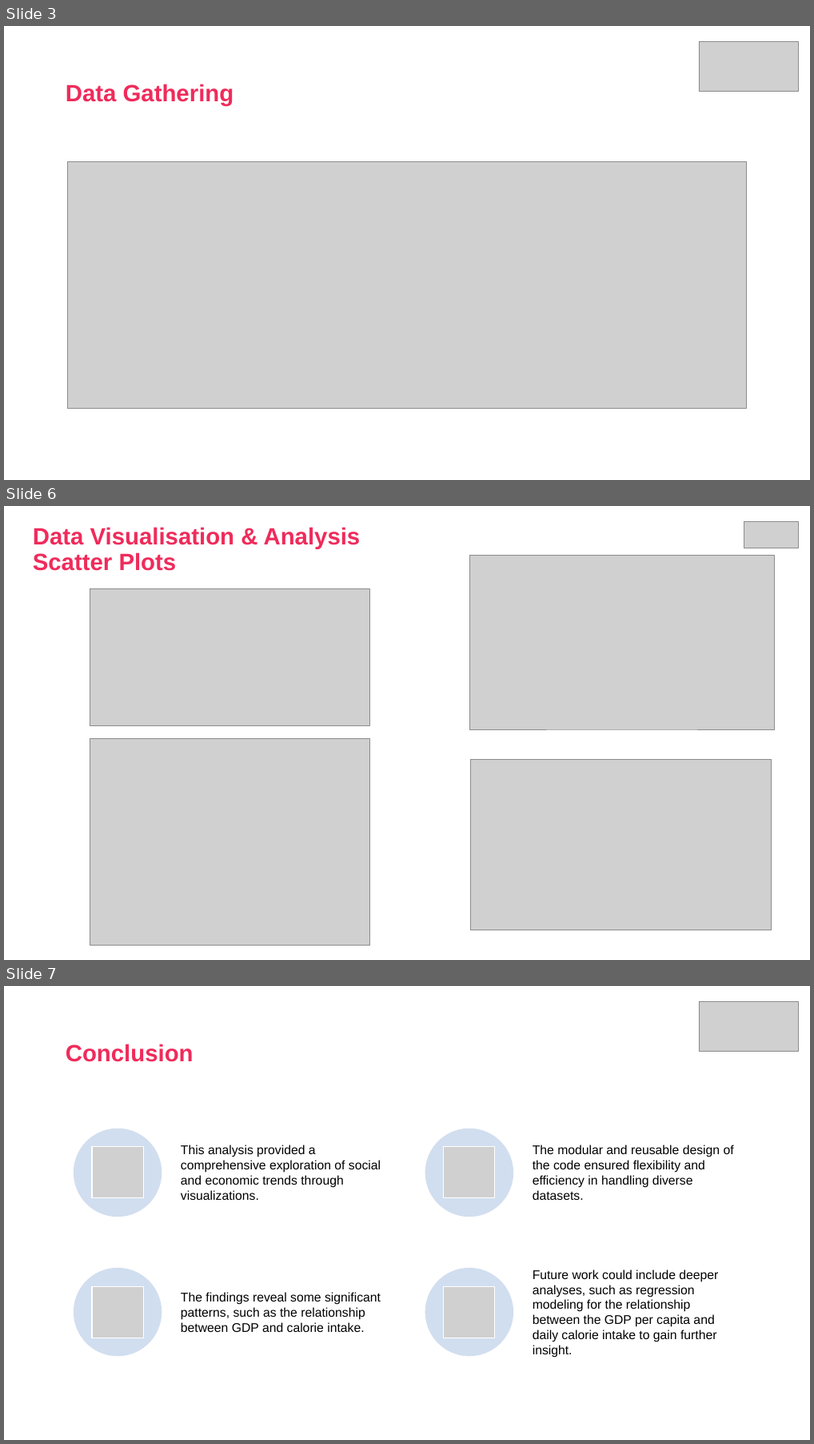
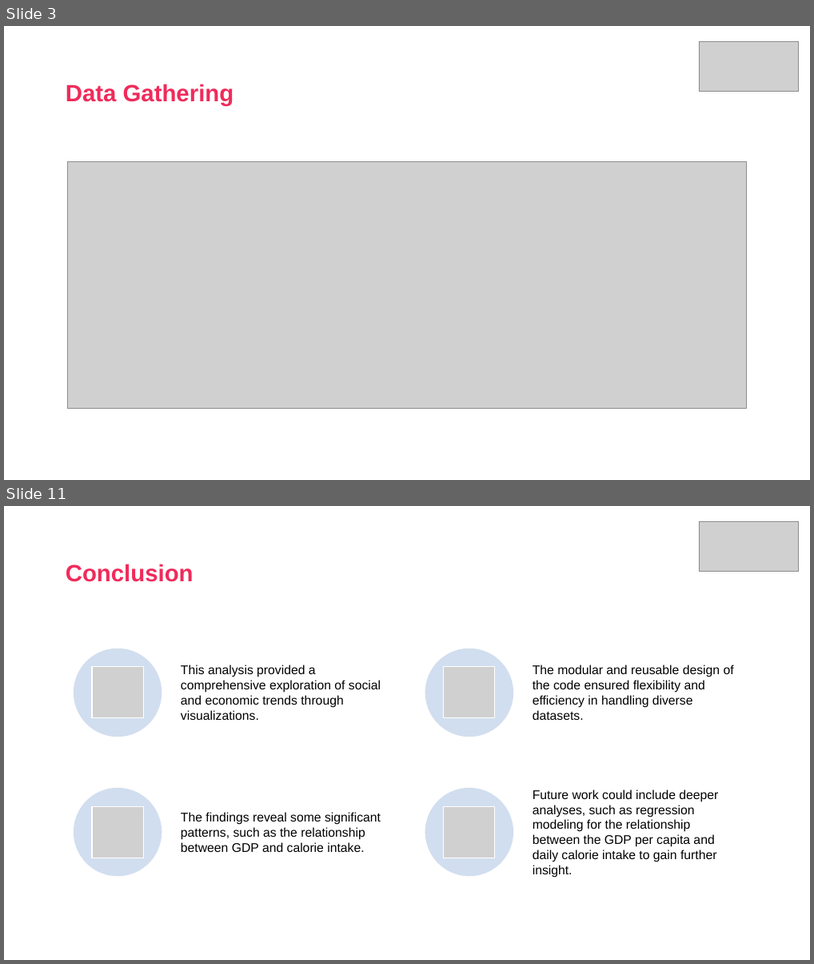
Before and after one commit to DanielSchipfer/assignment2, a slide deck: assignment2_presentation.pptx. Shown one above the other, each under a label of ours: slides 3, 6 and 7 before the commit, slides 3 and 11 after it; the slides between them are not shown. The pictures are 814x1444 and 814x964 pixels, drawn with LibreOffice and Linux fonts; fonts in the diff are those of the drawing; grey boxes stand for pictures. Boxes give left, top, right and bottom in pixels: in the first picture for what was removed or moved away, otherwise in the second. Text is boxed around its words. In the diff, an @@ line names an element or a change of style, - is before the commit and + after.

```diff
--- a/assignment2_presentation.pptx
+++ b/assignment2_presentation.pptx
@@ slide 6 removed at box(4, 506, 810, 960), background #FFFFFF @@
@@ title removed at box(33, 527, 361, 571) @@
-Data Visualisation & Analysis
-Scatter Plots
@@ picture removed at box(745, 521, 799, 548) @@
@@ picture removed at box(470, 555, 774, 730) @@
@@ picture removed at box(90, 588, 370, 725) @@
@@ picture removed at box(90, 738, 370, 944) @@
@@ picture removed at box(471, 760, 772, 930) @@
@@ what was slide 7 is now slide 11 @@
```
Also in this commit, not shown: 1 slide changed, 6 slides added, 1 other slide removed.
